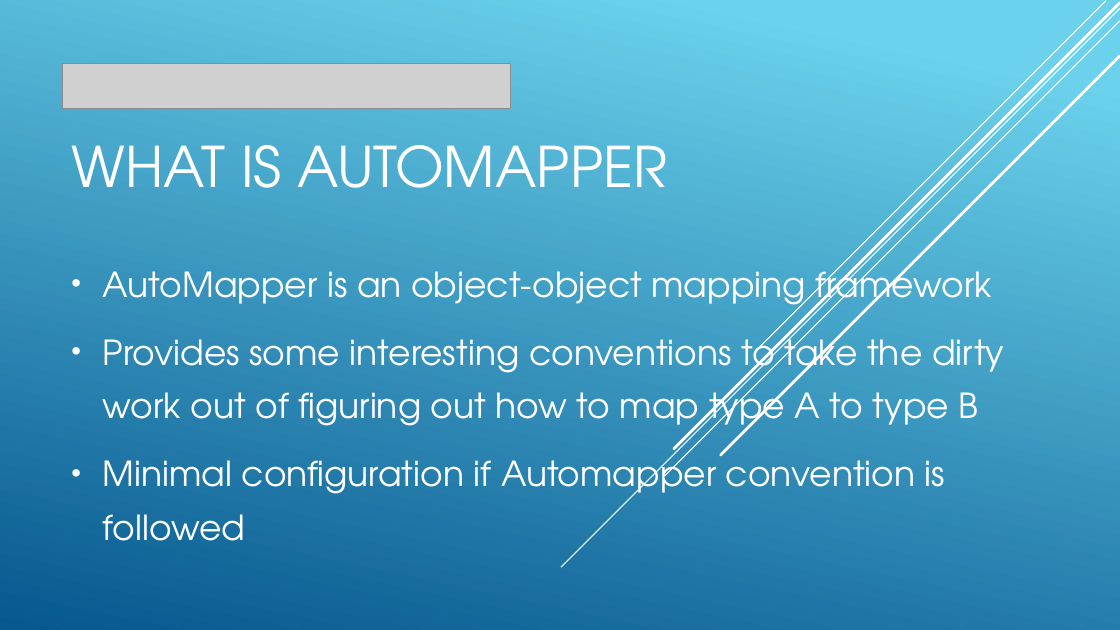
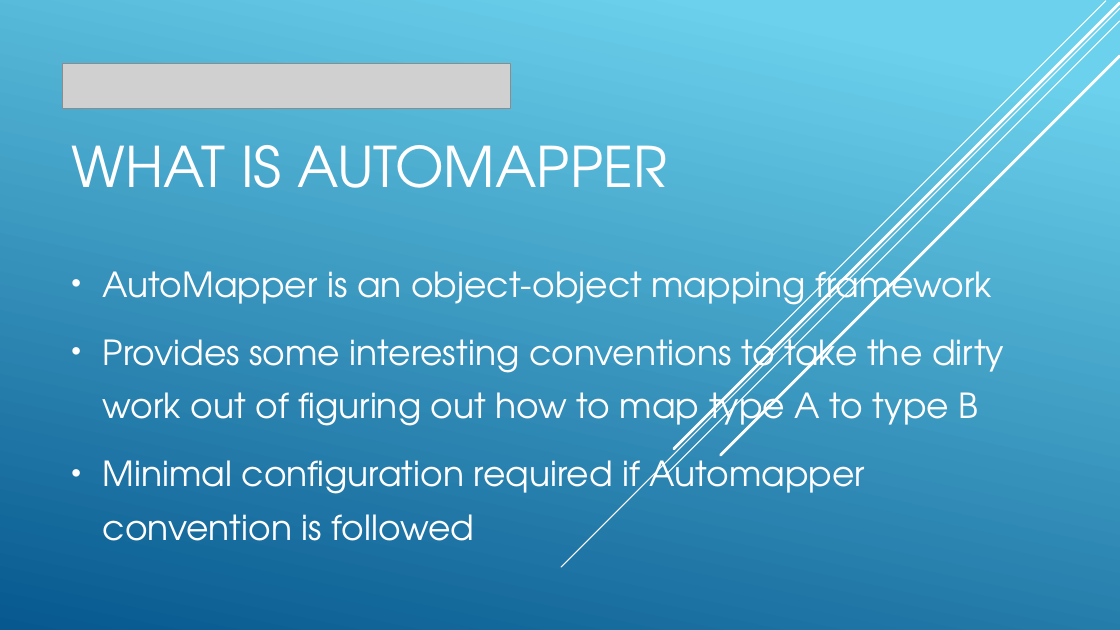
Before and after one commit to Alanmugz/Automapper, a slide deck: slide 2 of Automapper.pptx. Drawn at 1120x630 pixels with LibreOffice and Linux fonts; fonts in the diff are those of the drawing; grey boxes stand for pictures. Boxes give left, top, right and bottom in pixels: in the first picture for what was removed or moved away, otherwise in the second. Text is boxed around its words. In the diff, an @@ line names an element or a change of style, - is before the commit and + after.

```diff
--- a/Automapper.pptx
+++ b/Automapper.pptx
@@ subtitle at box(103, 450, 866, 541): text changed @@
-• Minimal configuration if Automapper convention is followed
+• Minimal configuration required if Automapper convention is followed
```
Also in this commit, not shown: 3 other slides changed.
